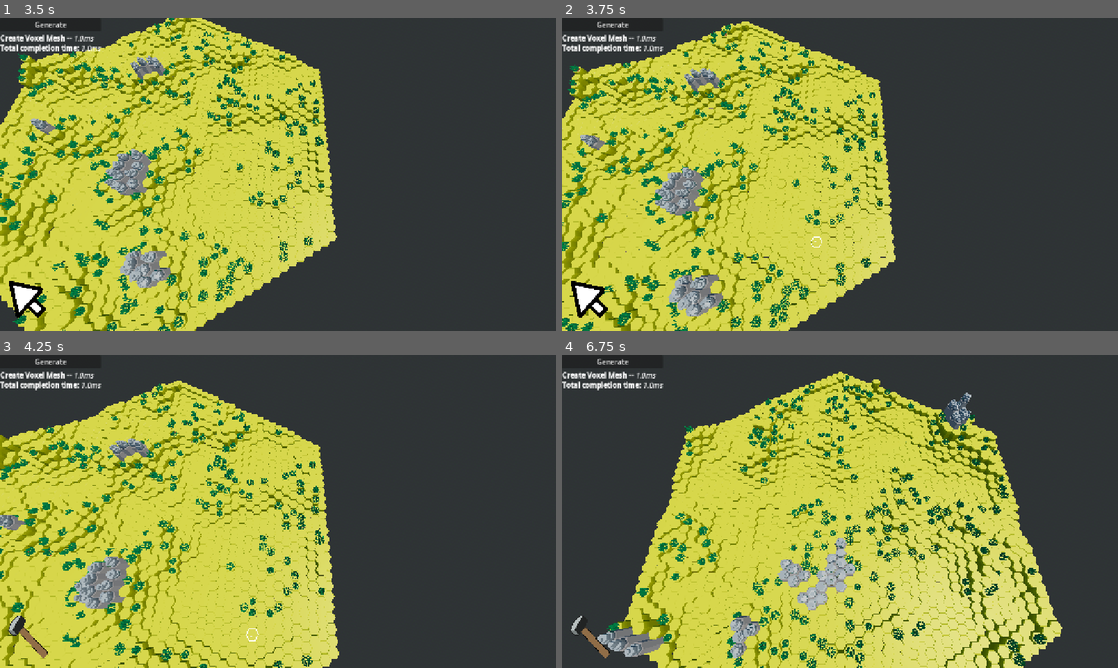
Above: before the commit, frames 1-4 (two rows, left to right).
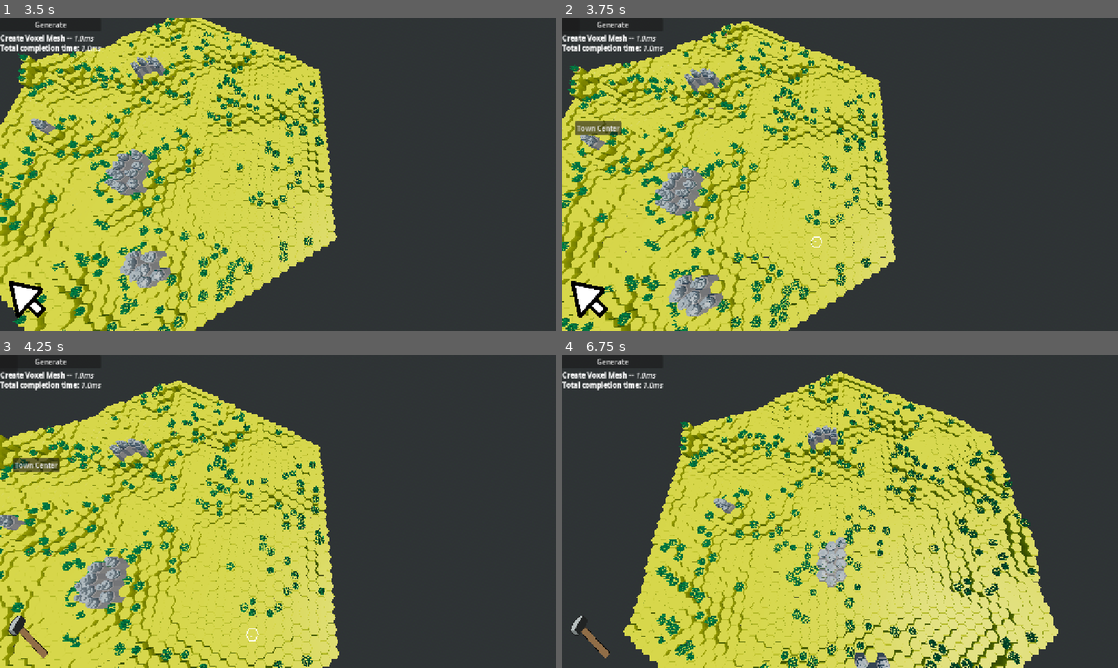
Above: after the commit, the same moments.

Repository: forzinkahd/HexaKingdomGameRepo
Game: Godot game, scene res://Scenes/GameScene.tscn
The game is run twice, just before and just after one commit, with the same random seed, the same clock (stepped at 60 frames per second) and the same inputs.
Inputs (mouse positions are in pixels of both pictures, inside the frame that each line leads up to):
- Up to frame 1 (3.5 s): click "Generate" at 0.5 s; tap Enter at 1.25 s; move the mouse to (400, 158) at 1.27 s; hold D (MoveRight) 1.28-2.03 s; tap 2 (Build) at 1.35 s; click (400, 158) at 1.55 s; move the mouse to (166, 190) at 2.02 s; hold S (MoveBackwards) 2.03-2.78 s; click (166, 190) at 2.1 s; right-click (166, 190) at 2.3 s; move the mouse to (333, 105) at 2.77 s; hold D (MoveRight) from 2.78 s (still down); right-click (333, 105) at 2.85 s; tap 1 (Select) at 3.05 s
- Up to frame 2 (3.75 s): move the mouse to (812, 237) at 3.52 s; release D (MoveRight) at 3.53 s; hold W (MoveForward) from 3.53 s (still down); tap 1 (Select) at 3.6 s; click (812, 237) at 3.67 s
- Up to frame 3 (4.25 s): keep holding W (MoveForward); tap 2 (Build) at 3.8 s
- Up to frame 4 (6.75 s): release W (MoveForward) at 4.25 s; click (600, 464) at 4.25 s, where only the run after the commit has a clickable "Town Center"; tap Space at 5 s; move the mouse to (1006, 558) at 5.02 s; hold A (MoveLeft) 5.03-6.53 s; tap 2 (Build) at 5.1 s; click (1006, 558) at 5.3 s; move the mouse to (673, 464) at 5.77 s; click (673, 464) at 5.85 s; right-click (673, 464) at 6.05 s; move the mouse to (867, 511) at 6.52 s; hold S (MoveBackwards) from 6.53 s (still down); right-click (867, 511) at 6.6 s; click (867, 511) at 6.67 s

Frame 1 is identical in both runs. In frame 2, 0.4% of the frame differs, in the area x 0-11%, y 5-38%; in frame 3, 0.4%; in frame 4, 21%, in the area x 6-90%, y 6-100%.

Commit message:
Implement Town Center Banner
when pressing town center button, nothing happens

Diff:
--- /dev/null
+++ b/Assets/Materials/Shaders/ghost_preview.gdshader
@@ -0,0 +1,21 @@
+shader_type spatial;
+render_mode blend_mix, depth_draw_opaque, cull_back;
+
+uniform vec4 ghost_color : source_color = vec4(0.2, 0.6, 1.0, 0.4);
+uniform float emission_strength = 0.3;
+
+void vertex() {
+	// Called for every vertex the material is visible on.
+}
+
+void fragment() {
+	ALBEDO = ghost_color.rgb;
+	ALPHA = ghost_color.a;
+
+	EMISSION = ghost_color.rgb * emission_strength;
+}
+
+//void light() {
+//	// Called for every pixel for every light affecting the material.
+//	// Uncomment to replace the default light processing function with this one.
+//}
--- /dev/null
+++ b/Assets/Materials/Shaders/ghost_preview.tres
@@ -0,0 +1,9 @@
+[gd_resource type="ShaderMaterial" format=3 uid="uid://ua40iqp1j8ef"]
+
+[ext_resource type="Shader" uid="uid://csybrym4dxw4i" path="res://Assets/Materials/Shaders/ghost_preview.gdshader" id="1_ktw73"]
+
+[resource]
+render_priority = 0
+shader = ExtResource("1_ktw73")
+shader_parameter/ghost_color = Color(0.2, 0.6, 1, 0.4)
+shader_parameter/emission_strength = 0.3
--- a/Scenes/GameScene.tscn
+++ b/Scenes/GameScene.tscn
@@ -16,6 +16,8 @@
 [ext_resource type="PackedScene" path="res://scenes/Cursors/unit_cursor.tscn" id="11_w22tq"]
 [ext_resource type="Script" uid="uid://d1hyrsiry3aym" path="res://scripts/interaction.gd" id="12_tt8b8"]
 [ext_resource type="Texture2D" uid="uid://c043hv351ffiv" path="res://Assets/selectsprite.png" id="13_w22tq"]
+[ext_resource type="PackedScene" uid="uid://ht15kmkvhv1k" path="res://Scenes/Kingdom/Buildings/obj_blue_banner.tscn" id="16_ry528"]
+[ext_resource type="Material" uid="uid://ua40iqp1j8ef" path="res://Assets/Materials/Shaders/ghost_preview.tres" id="17_yhlfj"]
 
 [sub_resource type="CameraAttributesPractical" id="CameraAttributesPractical_1lvu4"]
 dof_blur_far_enabled = true
@@ -89,13 +91,16 @@
 script = ExtResource("10_0b4my")
 highlight_marker = ExtResource("9_6pl24")
 
-[node name="Interaction_tracker" type="Node3D" parent="Builder" unique_id=780243142 node_paths=PackedStringArray("main_camera", "p_finder", "selection_indicator")]
+[node name="Interaction_tracker" type="Node3D" parent="Builder" unique_id=780243142 node_paths=PackedStringArray("main_camera", "p_finder", "selection_indicator", "placed_objects_root")]
 script = ExtResource("12_tt8b8")
 voxel_cursor_scene = ExtResource("10_6pl24")
 unit_cursor_scene = ExtResource("11_w22tq")
 main_camera = NodePath("../../CameraParent/Camera3D")
 p_finder = NodePath("../Pathfinder")
 selection_indicator = NodePath("../../Control/TextureRect")
+placed_objects_root = NodePath("../../PlacedObjects")
+town_center_banner_scene = ExtResource("16_ry528")
+ghost_material = ExtResource("17_yhlfj")
 
 [node name="Control" type="Control" parent="." unique_id=1520664124]
 layout_mode = 3
@@ -136,4 +141,64 @@
 
 [node name="Chunks" type="Node3D" parent="." unique_id=1209535752]
 
+[node name="HUD" type="CanvasLayer" parent="." unique_id=1102239484]
+
+[node name="BuildPanel" type="Panel" parent="HUD" unique_id=1532613484]
+visible = false
+offset_right = 40.0
+offset_bottom = 40.0
+
+[node name="TownCenterButton" type="Button" parent="HUD/BuildPanel" unique_id=1202341235]
+layout_mode = 0
+offset_left = 30.0
+offset_top = 238.0
+offset_right = 137.0
+offset_bottom = 269.0
+text = "Town Center"
+
+[node name="ConfirmButton" type="Button" parent="HUD/BuildPanel" unique_id=1351332747]
+visible = false
+layout_mode = 0
+offset_left = 30.0
+offset_top = 274.0
+offset_right = 101.0
+offset_bottom = 305.0
+text = "Confirm"
+
+[node name="CancelButton" type="Button" parent="HUD/BuildPanel" unique_id=1909977597]
+visible = false
+layout_mode = 0
+offset_left = 30.0
+offset_top = 310.0
+offset_right = 90.0
+offset_bottom = 341.0
+text = "Cancel"
+
+[node name="RotateLeftButton" type="Button" parent="HUD/BuildPanel" unique_id=975939322]
+visible = false
+layout_mode = 0
+offset_left = 30.0
+offset_top = 346.0
+offset_right = 124.0
+offset_bottom = 377.0
+text = "Rotate Left"
+
+[node name="RotateRightButton" type="Button" parent="HUD/BuildPanel" unique_id=75588407]
+visible = false
+layout_mode = 0
+offset_left = 30.0
+offset_top = 382.0
+offset_right = 131.0
+offset_bottom = 413.0
+text = "Rotate right"
+
+[node name="PopupFounded" type="AcceptDialog" parent="HUD" unique_id=1212512145]
+oversampling_override = 1.0
+title = "Achievement"
+initial_position = 2
+size = Vector2i(200, 100)
+dialog_text = "Wazzup"
+
+[node name="PlacedObjects" type="Node3D" parent="." unique_id=2018501954]
+
 [connection signal="pressed" from="Control/VBoxContainer/Button" to="Builder/WorldGenerator" method="_ready"]
--- /dev/null
+++ b/Scenes/Kingdom/Buildings/obj_blue_banner.tscn
@@ -0,0 +1,16 @@
+[gd_scene format=3 uid="uid://ht15kmkvhv1k"]
+
+[ext_resource type="PackedScene" uid="uid://t4mvoqygq5tj" path="res://Assets/Meshes/Units/BlueUnits/banner_blue_accent.gltf" id="1_32aug"]
+
+[sub_resource type="BoxShape3D" id="BoxShape3D_7shlr"]
+size = Vector3(0.15332031, 0.49658203, 0.08691406)
+
+[node name="obj_blue_banner" type="Node3D" unique_id=643537312]
+
+[node name="banner_blue_accent2" parent="." unique_id=1492107132 instance=ExtResource("1_32aug")]
+
+[node name="StaticBody3D" type="StaticBody3D" parent="." unique_id=459958391]
+
+[node name="CollisionShape3D" type="CollisionShape3D" parent="StaticBody3D" unique_id=114054645]
+transform = Transform3D(1, 0, 0, 0, 1, 0, 0, 0, 1, 0, 0.25170898, 0)
+shape = SubResource("BoxShape3D_7shlr")
--- a/scripts/WorldGen/Voxel/voxel.gd
+++ b/scripts/WorldGen/Voxel/voxel.gd
@@ -17,3 +17,6 @@
 var collider
 
 var height_units: int = 0	# column height in half-steps
+
+var has_town_center: bool = false
+var town_center_rotation_y: float = 0.0
--- a/scripts/interaction.gd
+++ b/scripts/interaction.gd
@@ -18,6 +18,31 @@
 var unit_cursor : Node3D
 var initialized = false
 
+###########################################################
+# setup for building HUD
+@export var placed_objects_root: Node3D
+@export var town_center_banner_scene: PackedScene  # your obj_blue_banner (final)
+@export var ghost_material: Material   # optional (override look)
+
+@onready var build_panel: Panel = $"../../HUD/BuildPanel"
+@onready var town_center_button: Button = $"../../HUD/BuildPanel/TownCenterButton"
+@onready var confirm_button: Button = $"../../HUD/BuildPanel/ConfirmButton"
+@onready var cancel_button: Button = $"../../HUD/BuildPanel/CancelButton"
+@onready var rotate_left_button: Button = $"../../HUD/BuildPanel/RotateLeftButton"
+@onready var rotate_right_button: Button = $"../../HUD/BuildPanel/RotateRightButton"
+@onready var popup_founded: AcceptDialog = $"../../HUD/PopupFounded"
+
+enum build_tool { NONE, TOWN_CENTER }
+var active_tool: build_tool = build_tool.NONE
+
+var ghost: Node3D = null
+var ghost_voxel: Voxel = null
+var ghost_yaw: float = 0.0
+
+const ROT_STEP := deg_to_rad(30.0)
+
+##############################################################
+
 func init():
 	if initialized:
 		return
@@ -32,6 +57,15 @@
 	voxel_cursor.scale_object_local(Vector3(scalar, 1.0, scalar))
 	deselect()
 	selection_indicator.texture = SELECTSPRITE
+
+	town_center_button.pressed.connect(_on_tc_pressed)
+	confirm_button.pressed.connect(_on_confirm_pressed)
+	cancel_button.pressed.connect(_on_cancel_pressed)
+	rotate_left_button.pressed.connect(func(): _rotate_ghost(-1))
+	rotate_right_button.pressed.connect(func(): _rotate_ghost(1))
+
+	_set_build_panel_visible(false)
+
 	initialized = true
 
 
@@ -91,6 +125,8 @@
 
 
 func deselect():
+	_cancel_ghost()
+	_set_build_panel_visible(false)
 	hide_cursor(voxel_cursor)
 	hide_cursor(unit_cursor)
 	unit_moves.clear()
@@ -103,38 +139,20 @@
 	if hit.object.is_in_group("voxels") or hit.object.get_parent().is_in_group("voxels"):
 		highlight_voxel(hit)
 		return
-	if hit.object.is_in_group("units"):
+	"""if hit.object.is_in_group("units"):
 		select_unit(hit.object)
 	elif hit.object.get_parent().is_in_group("units"):
-		select_unit(hit.object.get_parent())
-
-
-"""func attempt_move_unit(hitdata : HitData):
-	if not selected_unit:
-		print("Select a unit first")
-		return
-
-	var hit_chunk : Chunk = hitdata.object.get_parent()
-	var hit_voxel : Voxel = hit_chunk.voxel_at_point(hitdata)
-	if hit_voxel == null:
-		print("Hit voxel is null!")
-		return
-
-	if unit_moves.has(hit_voxel):
-		selected_unit.place_unit(hit_voxel)
-	else:
-		print("Invalid Voxel")
-	deselect()"""
-
-
-func select_unit(unit : Unit):
+		select_unit(hit.object.get_parent())"""
+
+
+"""func select_unit(unit : Unit):
 	selected_voxel = null
 	selected_unit = unit
 	hide_cursor(voxel_cursor)
 	if unit is Unit:
 		highlight_unit(unit)
 		unit_moves = p_finder.find_reachable_voxels(unit.occupied_voxel, unit)
-		p_finder.highlight_voxel(unit_moves)
+		p_finder.highlight_voxel(unit_moves)"""
 
 
 # We have clicked somewhere on a chunk of voxels
@@ -159,6 +177,14 @@
 	move_cursor(voxel_cursor, cursor_pos) # no "+1" anymore
 	voxel_cursor.visible = true
 	animate_cursor(voxel_cursor)
+
+	# Place town center on newly selected tile
+	if active_tool == build_tool.TOWN_CENTER and selected_voxel != null:
+		_spawn_ghost_on_voxel(selected_voxel)
+
+	# If a build tool is not active, just show the build panel for this selected tile
+	if active_tool == build_tool.NONE:
+		_set_build_panel_visible(true)
 
 
 func highlight_unit(unit):
@@ -198,3 +224,154 @@
 			return n as Chunk
 		n = n.get_parent()
 	return null
+
+
+func _set_build_panel_visible(on: bool) -> void:
+	build_panel.visible = on
+	# Only enable confirm/rotate when ghost exists
+	confirm_button.disabled = ghost == null
+	rotate_left_button.disabled = ghost == null
+	rotate_right_button.disabled = ghost == null
+
+
+func _on_tc_pressed() -> void:
+	print("tc pressed")
+	if selected_voxel == null:
+		return
+	if selected_voxel.has_town_center:
+		push_warning("This tile already has a town center.")
+		return
+	if not selected_voxel.placeable:
+		push_warning("Tile not placeable.")
+		return
+
+	active_tool = build_tool.TOWN_CENTER
+	_spawn_ghost_on_voxel(selected_voxel)
+	_set_build_panel_visible(true)
+
+
+func _spawn_ghost_on_voxel(v: Voxel) -> void:
+	_cancel_ghost()
+
+	if town_center_banner_scene == null:
+		push_warning("town_center_banner_scene not assigned.")
+		return
+
+	ghost = town_center_banner_scene.instantiate() as Node3D
+
+	for child in ghost.get_children():
+		if child is MeshInstance3D:
+			child.material_override = ghost_material
+
+	ghost_voxel = v
+	ghost_yaw = 0.0
+
+	# position at tile center + cap height
+	var cap_y := _voxel_cap_y(v)
+	ghost.position = Vector3(v.world_position.x, cap_y, v.world_position.z)
+
+	# make it look like a preview:
+	_make_node_transparent(ghost)
+
+	var root := _placed_root()
+	if root == null:
+		push_warning("PlacedObjects root not assigned/found.")
+		return
+	root.add_child(ghost)
+
+	confirm_button.disabled = false
+	rotate_left_button.disabled = false
+	rotate_right_button.disabled = false
+
+
+func _make_node_transparent(n: Node) -> void:
+	# Option A: override materials in all MeshInstance3D children
+	var stack: Array[Node] = [n]
+	while not stack.is_empty():
+		var cur: Variant = stack.pop_back()
+		if cur is MeshInstance3D:
+			var mi := cur as MeshInstance3D
+			if ghost_material != null:
+				mi.material_override = ghost_material
+			else:
+				# quick built-in approach: duplicate its material and reduce alpha
+				var mat := mi.get_active_material(0)
+				if mat is StandardMaterial3D:
+					var m := (mat as StandardMaterial3D).duplicate()
+					m.transparency = BaseMaterial3D.TRANSPARENCY_ALPHA
+					m.albedo_color.a = 0.35
+					mi.material_override = m
+		for ch in cur.get_children():
+			stack.append(ch)
+
+
+func _rotate_ghost(dir: int) -> void:
+	if ghost == null:
+		return
+	ghost_yaw = wrapf(ghost_yaw + float(dir) * ROT_STEP, -PI, PI)
+	ghost.rotation.y = ghost_yaw
+
+
+func _on_cancel_pressed() -> void:
+	_cancel_ghost()
+	active_tool = build_tool.NONE
+	_set_build_panel_visible(false)
+
+
+func _on_confirm_pressed() -> void:
+	if ghost == null or ghost_voxel == null:
+		return
+
+	# place final banner (non-transparent)
+	var v := ghost_voxel
+
+	# Prevent double placement
+	if v.has_town_center:
+		_cancel_ghost()
+		return
+
+	# Remove ghost
+	ghost.queue_free()
+	ghost = null
+
+	# Spawn the real instance
+	var placed := town_center_banner_scene.instantiate() as Node3D
+	var cap_y := _voxel_cap_y(v)
+	placed.position = Vector3(v.world_position.x, cap_y, v.world_position.z)
+	placed.rotation.y = ghost_yaw
+
+	var root := _placed_root()
+	if root == null:
+		push_warning("PlacedObjects root not assigned/found.")
+		return
+	root.add_child(placed)
+
+	# Mark voxel state
+	v.has_town_center = true
+	v.town_center_rotation_y = ghost_yaw
+	v.placeable = false
+
+	active_tool = build_tool.NONE
+	ghost_voxel = null
+
+	_set_build_panel_visible(false)
+
+	# Popup
+	popup_founded.dialog_text = "Congratulations! You founded your kingdom."
+	popup_founded.popup_centered()
+
+
+func _cancel_ghost() -> void:
+	if ghost != null:
+		ghost.queue_free()
+	ghost = null
+	ghost_voxel = null
+	ghost_yaw = 0.0
+
+
+func _placed_root() -> Node3D:
+	if placed_objects_root != null:
+		return placed_objects_root
+	# fallback: try to find it by absolute path if you forget to assign
+	var n := get_tree().root.get_node_or_null("World/PlacedObjects")
+	return n as Node3D
Not shown, added: Assets/Materials/Shaders/ghost_preview.gdshader.uid
